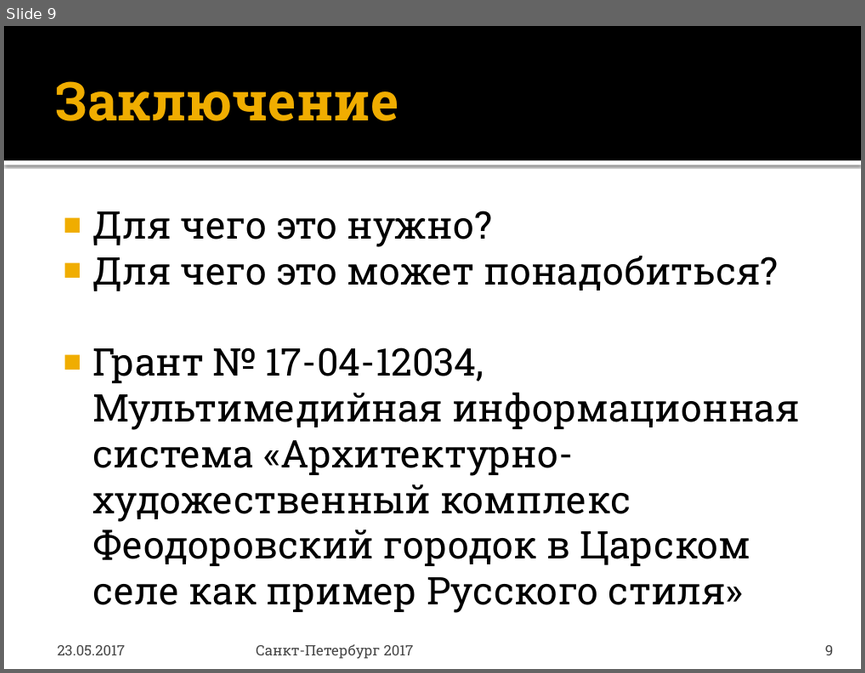
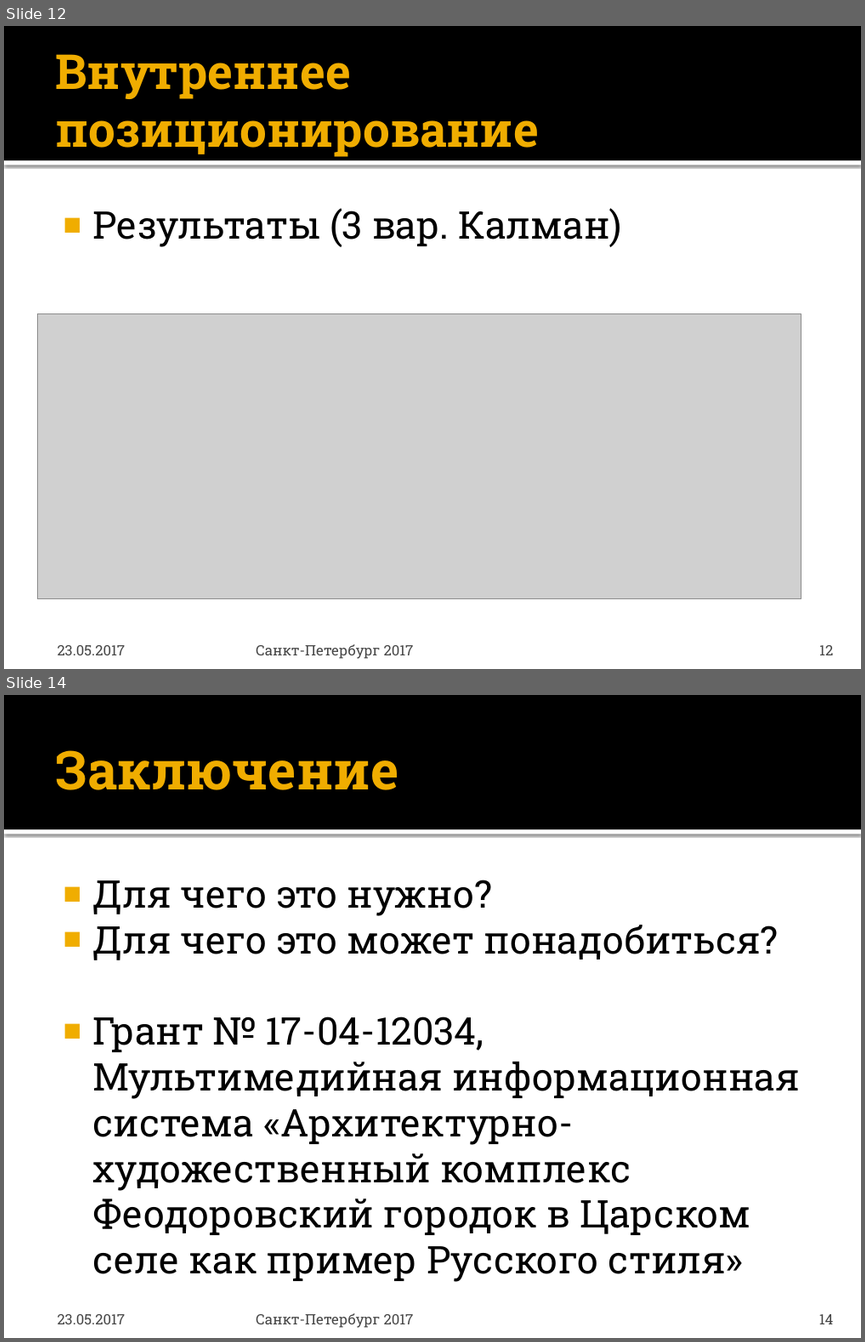
Before and after one commit to Serentiny/Unity, a slide deck: Внутреннее позиционирование.pptx. Shown one above the other, each under a label of ours: slide 9 before the commit, slides 12 and 14 after it; the slides between them are not shown. The pictures are 865x673 and 865x1342 pixels, drawn with LibreOffice and Linux fonts; fonts in the diff are those of the drawing; grey boxes stand for pictures. Boxes give left, top, right and bottom in pixels: in the first picture for what was removed or moved away, otherwise in the second. Text is boxed around its words. In the diff, an @@ line names an element or a change of style, - is before the commit and + after.

```diff
--- a/Внутреннее позиционирование.pptx
+++ b/Внутреннее позиционирование.pptx
@@ slide 12 added at <box>4,26,861,669</box>, background #FFFFFF; not listed: 2 template elements that a slide beside it also shows @@
@@ title added at <box>55,54,539,157</box>, 40.5 pt, text #F0AD00, bold @@
+Внутреннее позиционирование
@@ text added at <box>93,208,622,247</box>, 32 pt, text #000000 @@
+■ Результаты (3 вар. Калман)
@@ picture added at <box>37,314,800,599</box> @@
@@ text added at <box>58,645,126,655</box>, 12 pt, text #454545 @@
+23.05.2017
@@ text added at <box>256,644,414,658</box>, 12 pt, text #454545 @@
+Санкт-Петербург 2017
@@ page number added at <box>819,645,833,655</box>, 12 pt, text #454545 @@
+12
@@ what was slide 9 is now slide 14 @@
@@ page number at <box>819,1314,834,1324</box>: text changed @@
-9
+14
```
Also in this commit, not shown: 6 slides changed, 4 other slides added.
